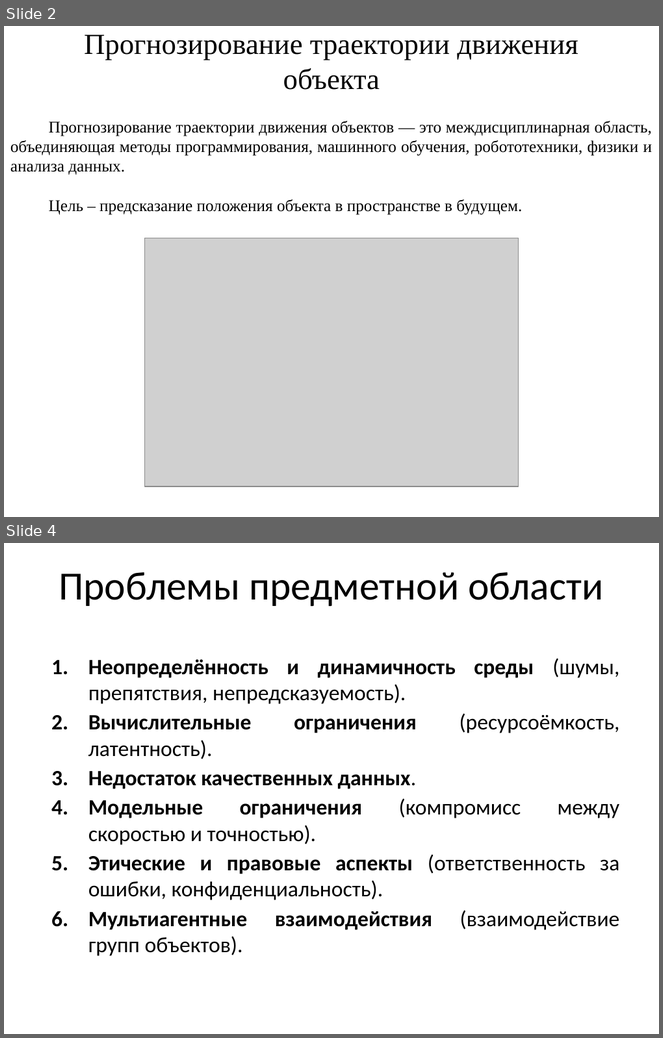
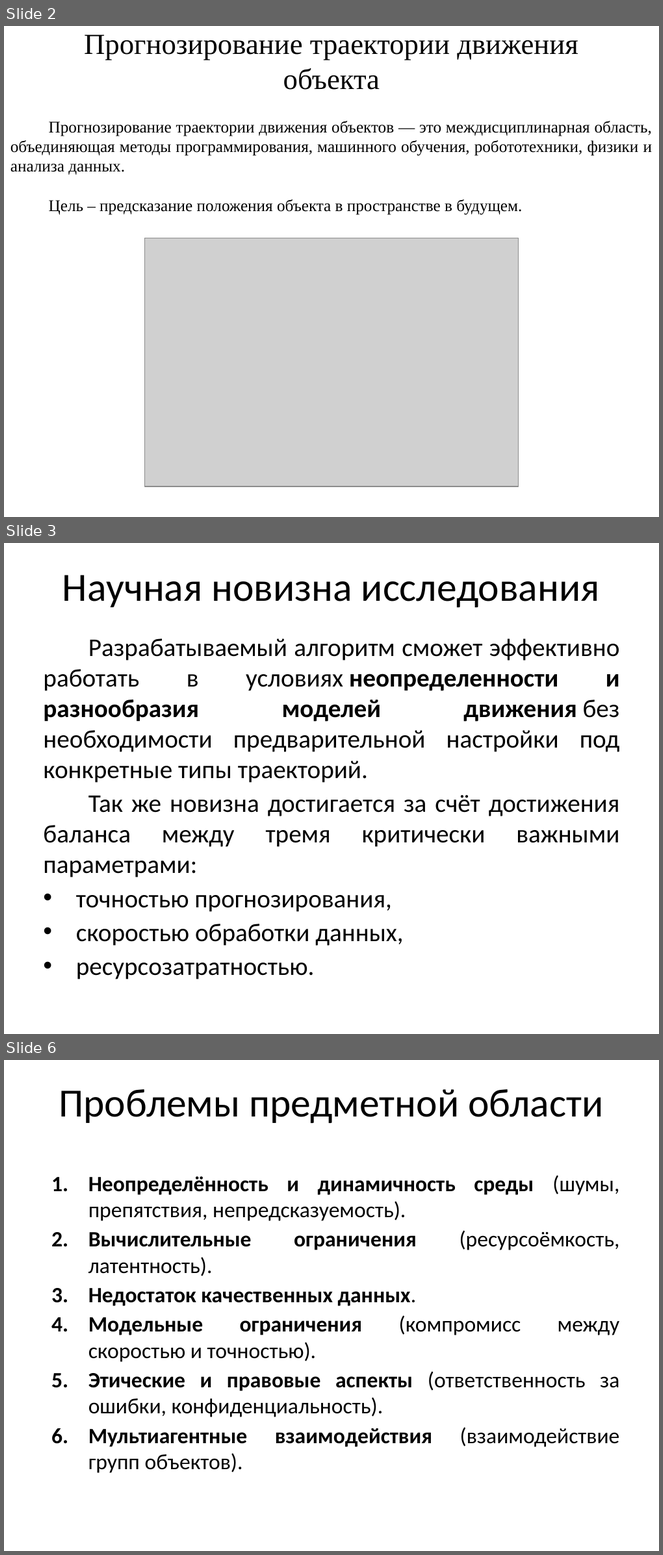
Before and after one commit to xypeXs/magistrLabs, a slide deck: Diploma/report/PIM24_Ananyev.pptx. Shown one above the other, each under a label of ours: slides 2 and 4 before the commit, slides 2, 3 and 6 after it; the slides between them are not shown. The pictures are 663x1038 and 663x1555 pixels, drawn with LibreOffice and Linux fonts; fonts in the diff are those of the drawing; grey boxes stand for pictures. Boxes give left, top, right and bottom in pixels: in the first picture for what was removed or moved away, otherwise in the second. Text is boxed around its words. In the diff, an @@ line names an element or a change of style, - is before the commit and + after.

```diff
--- a/Diploma/report/PIM24_Ananyev.pptx
+++ b/Diploma/report/PIM24_Ananyev.pptx
@@ slide 3 added at (x1=4, y1=543, x2=659, y2=1034), background #FFFFFF @@
@@ title added at (x1=62, y1=575, x2=600, y2=607), 44 pt, text #000000 @@
+Научная новизна исследования
@@ text added at (x1=43, y1=639, x2=620, y2=980), 28 pt, text #000000 @@
+Разрабатываемый алгоритм сможет эффективно работать в условиях неопределенности и разнообразия моделей движения без необходимости предварительной настройки под конкретные типы траекторий.
+Так же новизна достигается за счёт достижения баланса между тремя критически важными параметрами:
+• точностью прогнозирования,
+• скоростью обработки данных,
+• ресурсозатратностью.
@@ what was slide 4 is now slide 6 @@
```
Also in this commit, not shown: 1 slide changed, 1 other slide added, 1 other file.
